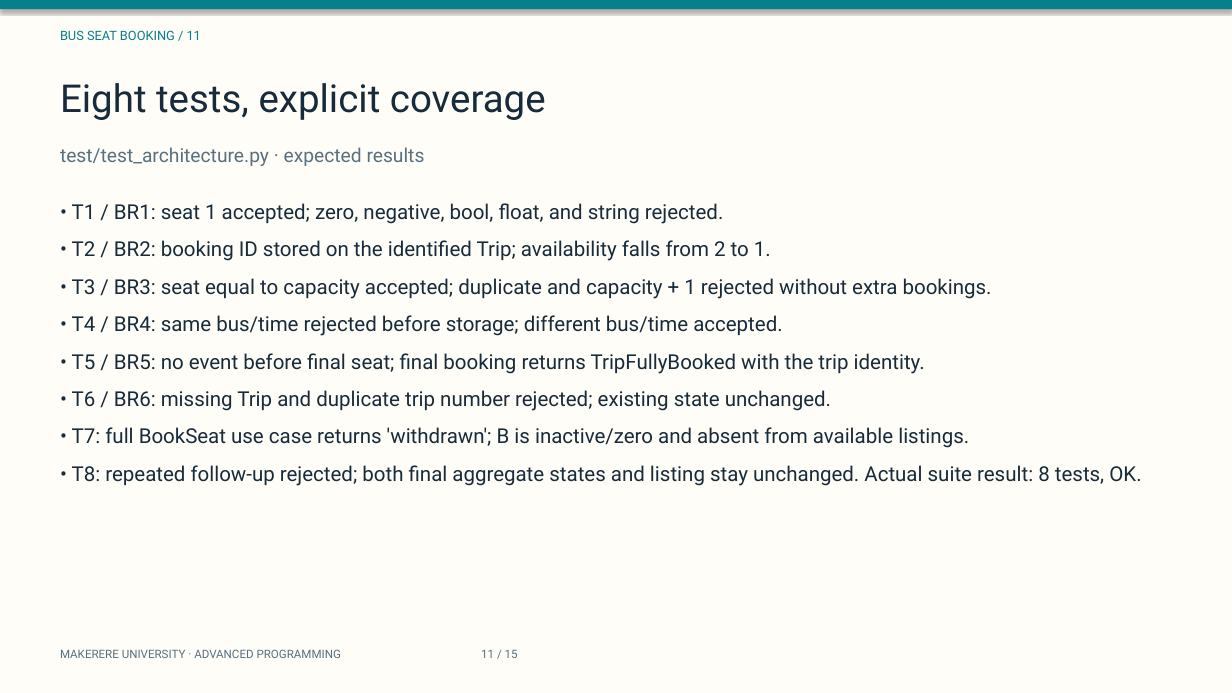
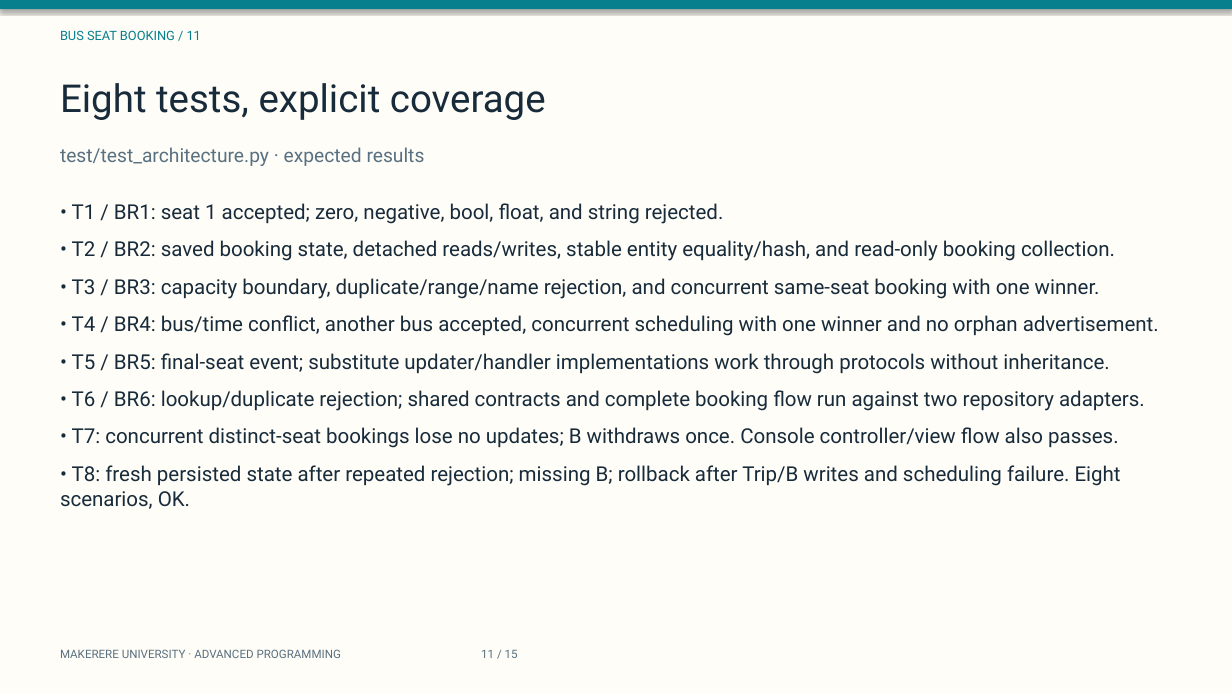
Before and after one commit to TIMOTHY-ctrl/Advancedprogramming_assignment_group_repo, a slide deck: slide 11 of presentation/coursework-slides.pptx. Drawn at 1232x693 pixels with LibreOffice and Linux fonts; fonts in the diff are those of the drawing. Boxes give left, top, right and bottom in pixels: in the first picture for what was removed or moved away, otherwise in the second. Text is boxed around its words. In the diff, an @@ line names an element or a change of style, - is before the commit and + after.

Commit message:
Finalize coursework contracts, aggregate naming and submission evidence

```diff
--- a/presentation/coursework-slides.pptx
+++ b/presentation/coursework-slides.pptx
@@ text at (60, 240, 1159, 509): text changed @@
-• T2 / BR2: booking ID stored on the identified Trip; availability falls from 2 to 1.
-• T3 / BR3: seat equal to capacity accepted; duplicate and capacity + 1 rejected without extra bookings.
-• T4 / BR4: same bus/time rejected before storage; different bus/time accepted.
-• T5 / BR5: no event before final seat; final booking returns TripFullyBooked with the trip identity.
-• T6 / BR6: missing Trip and duplicate trip number rejected; existing state unchanged.
-• T7: full BookSeat use case returns 'withdrawn'; B is inactive/zero and absent from available listings.
-• T8: repeated follow-up rejected; both final aggregate states and listing stay unchanged. Actual suite result: 8 tests, OK.
+• T2 / BR2: saved booking state, detached reads/writes, stable entity equality/hash, and read-only booking collection.
+• T3 / BR3: capacity boundary, duplicate/range/name rejection, and concurrent same-seat booking with one winner.
+• T4 / BR4: bus/time conflict, another bus accepted, concurrent scheduling with one winner and no orphan advertisement.
+• T5 / BR5: final-seat event; substitute updater/handler implementations work through protocols without inheritance.
+• T6 / BR6: lookup/duplicate rejection; shared contracts and complete booking flow run against two repository adapters.
+• T7: concurrent distinct-seat bookings lose no updates; B withdraws once. Console controller/view flow also passes.
+• T8: fresh persisted state after repeated rejection; missing B; rollback after Trip/B writes and scheduling failure. Eight scenarios, OK.
```
Also in this commit, not shown: 8 other slides changed, 57 other files.
